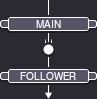
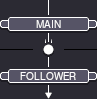
Before/after of a 97×99 layered artwork. What changed in the layer stack:
painted on "Diagram" over left=0, top=49, right=97, bottom=50
